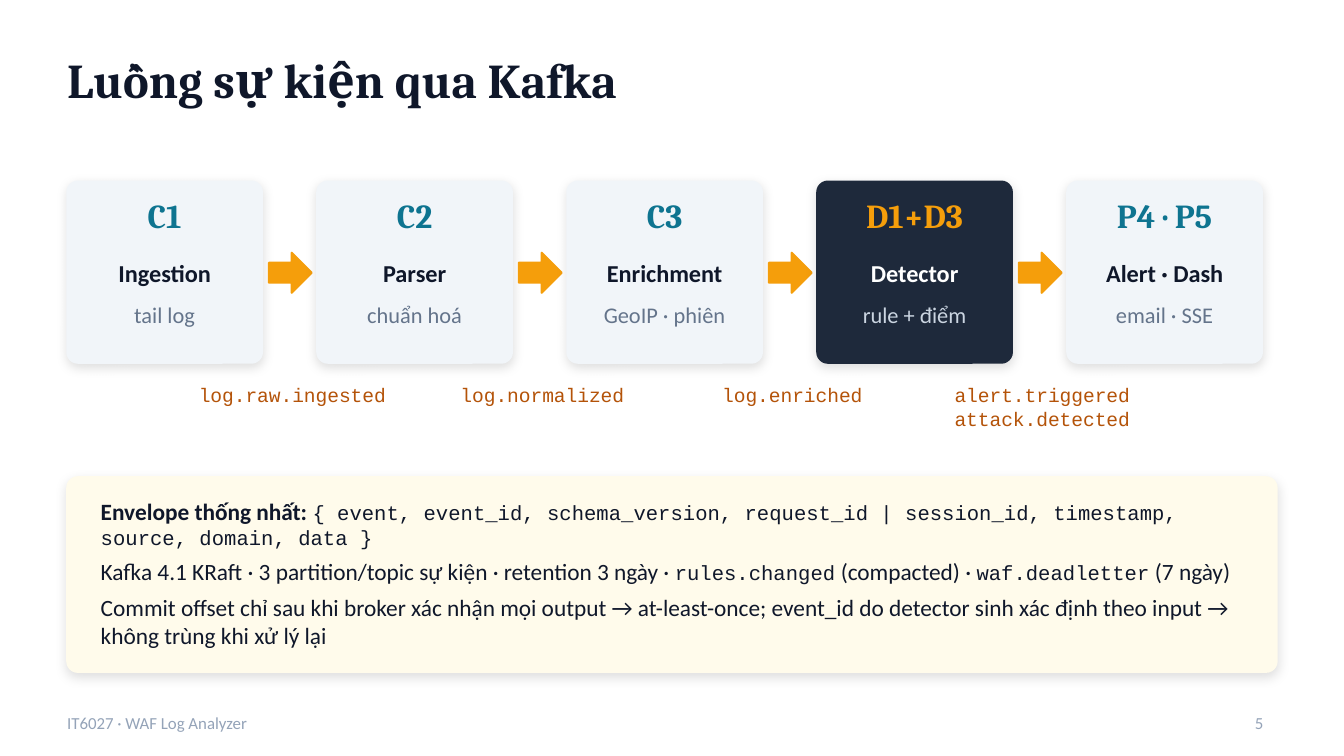
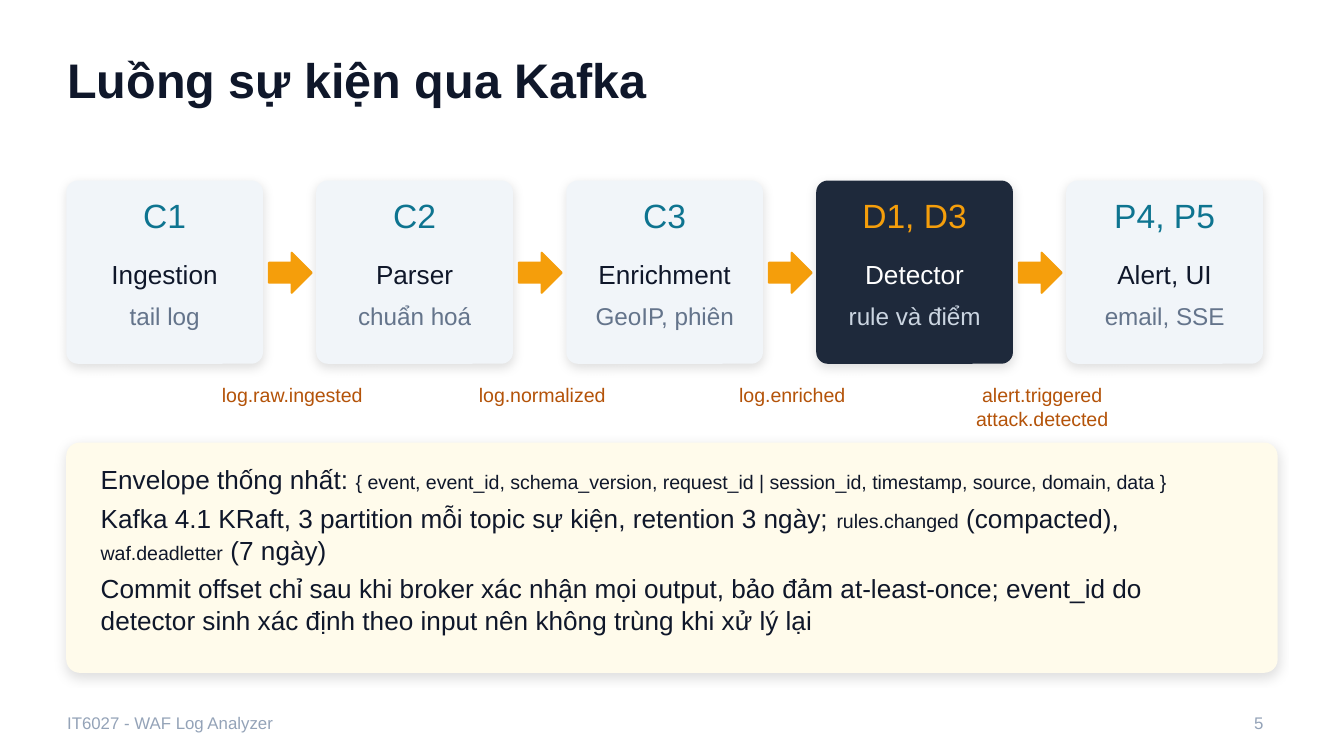
Before and after one commit to tranbadat/IT6027, a slide deck: slide 5 of docs/report/Slide_WAF_Log_Analyzer.pptx. Drawn at 1344x756 pixels with LibreOffice and Linux fonts; fonts in the diff are those of the drawing. Boxes give left, top, right and bottom in pixels: in the first picture for what was removed or moved away, otherwise in the second. Text is boxed around its words. In the diff, an @@ line names an element or a change of style, - is before the commit and + after.

```diff
--- a/docs/report/Slide_WAF_Log_Analyzer.pptx
+++ b/docs/report/Slide_WAF_Log_Analyzer.pptx
@@ title "Luồng sự kiện qua Kafka" at [67,60,647,108]: font Cambria to Arial @@
@@ font Cambria to Arial, bold off in 3 elements at [143,204,186,229], [393,204,436,229], [643,204,686,229] @@
@@ text at [862,204,967,233]: text changed; font Cambria to Arial; bold off @@
-D1+D3
+D1, D3
@@ text at [1114,205,1215,233]: text changed; font Cambria to Arial; bold off @@
-P4 · P5
+P4, P5
@@ size 13 to 14 pt, font Calibri to Arial, bold off in 4 elements at [111,265,217,289], [376,266,453,285], [598,265,730,285], [865,266,964,285] @@
@@ text at [1117,265,1212,288]: text changed; size 13 to 14 pt; font Calibri to Arial; bold off @@
-Alert · Dash
+Alert, UI
@@ text "tail log" at [130,307,199,330]: size 12 to 13 pt, font Calibri to Arial @@
@@ text "chuẩn hoá" at [358,305,471,325]: size 12 to 13 pt, font Calibri to Arial @@
@@ text at [596,307,734,330]: text changed; size 12 to 13 pt; font Calibri to Arial @@
-GeoIP · phiên
+GeoIP, phiên
@@ text at [849,305,981,325]: text changed; size 12 to 13 pt; font Calibri to Arial @@
-rule + điểm
+rule và điểm
@@ text at [1105,307,1224,328]: text changed; size 12 to 13 pt; font Calibri to Arial @@
-email · SSE
+email, SSE
@@ font Courier New to Arial in 4 elements at [222,387,363,406], [479,387,606,406], [739,387,845,406], [976,387,1108,427] @@
@@ rounded rectangle: place and size @@
-rounded rectangle at [67,477,1277,672]
+rounded rectangle at [67,444,1277,672]
@@ text at [101,469,1155,495]: size 12.5 to 14 pt, font Calibri to Arial, bold off in "Envelope thống nhất:"; size 11 to 10.5 pt, font Courier New to Arial in "{ event, event_id, schema_version, request_id | session_id, ..." @@
@@ text "Envelope thống nhất: { event, ...": place and size @@
-text "Envelope thống nhất: { event, ..." at [101,502,1230,648]
+text "Envelope thống nhất: { event, ..." at [101,469,1155,636]
@@ text at [101,507,1141,636]: text changed; size 12.5 to 14 pt; font Calibri to Arial @@
-Kafka 4.1 KRaft · 3 partition/topic sự kiện · retention 3 ngày · rules.changed (compacted) · waf.deadletter (7 ngày)
-Commit offset chỉ sau khi broker xác nhận mọi output → at-least-once; event_id do detector sinh xác định theo input → không trùng khi xử lý lại
+Kafka 4.1 KRaft, 3 partition mỗi topic sự kiện, retention 3 ngày; rules.changed (compacted), waf.deadletter (7 ngày)
+Commit offset chỉ sau khi broker xác nhận mọi output, bảo đảm at-least-once; event_id do detector sinh xác định theo input nên không trùng khi xử lý lại
@@ text at [67,717,272,733]: text changed; font Calibri to Arial @@
-IT6027 · WAF Log Analyzer
+IT6027 - WAF Log Analyzer
@@ page number at [1254,717,1263,729]: font Calibri to Arial @@
```
Also in this commit, not shown: 20 other slides changed, 3 slides added, 4 other files.
